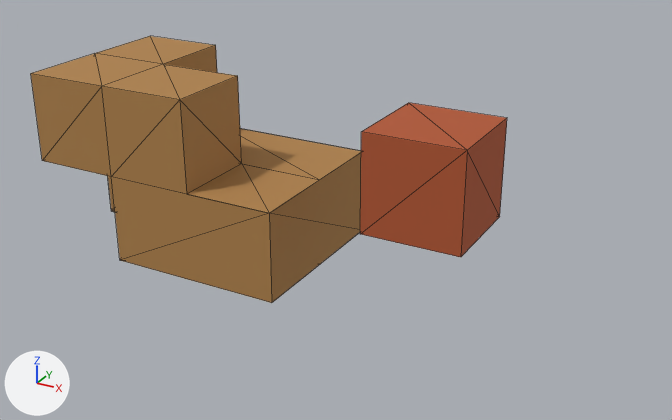
A saved change to the glTF model packages/deadvox/src/content/base/assets/models/round_7_d_62x39.glb.
Both versions are drawn from a camera (50 mm lens) standing at (0.0758, -0.0798, 0.0368) and looking at (0.0321, -0.0003, -0.0029). The lights are fixed; the arrows at lower left show +X, +Y and +Z. The picture after the commit comes second. Mesh edges are drawn as thin lines. Where no turn or scale is listed for an object, it has been applied to the vertices. Vertices at exactly the same position are counted once.

Objects in the first picture: 'cartridge:cartridge-model'.
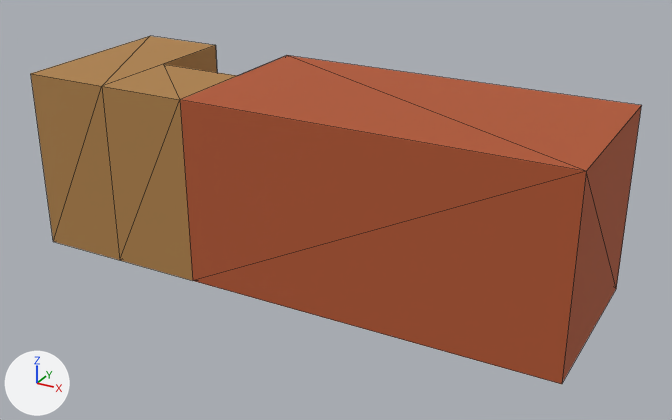
Boxes (x1, y1, x2, y2) around the edits, measured in the pictures (672 x 420 px; the box of a moved part takes in the faces that stretch with it):
'cartridge:cartridge-model', reshaped (28% wider, 30% taller)
    before: (31, 36, 507, 303)
    after: (31, 36, 642, 384)
part 1 of me_cartridge_cartridge_model, moved or reshaped
    before: (31, 36, 361, 303)
    after: (31, 36, 642, 384)

The change in detail:
me_cartridge_cartridge_model is used by ob_cartridge_cartridge_model.
me_cartridge_cartridge_model had 34 vertices, 54 faces and spanned x 0.0..0.05, y -0.01..0.01, z -0.01..0.01.
me_cartridge_cartridge_model now has 22 vertices, 36 faces and spans x 0.0..0.06, y -0.01..0.01, z -0.01..0.01.
Part 1, on me_cartridge_cartridge_model:
14 vertices are removed from x 0.0..0.03, y -0.01..0.01, z -0.01..0.01.
36 faces are deleted.
10 vertices are added at x 0.0..0.06, y -0.01..0.01, z -0.01..0.01.
18 new faces join them, mat_b0824a (brown #b0824a).
12 new faces join them, mat_b35730 (orange #b35730).
Other edits to the shape of me_cartridge_cartridge_model do not show in these pictures.
